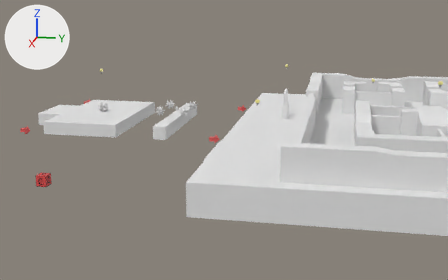
Renders of the Blender file etc/blend/levels/PuzzledMuch.blend from each side of a commit.
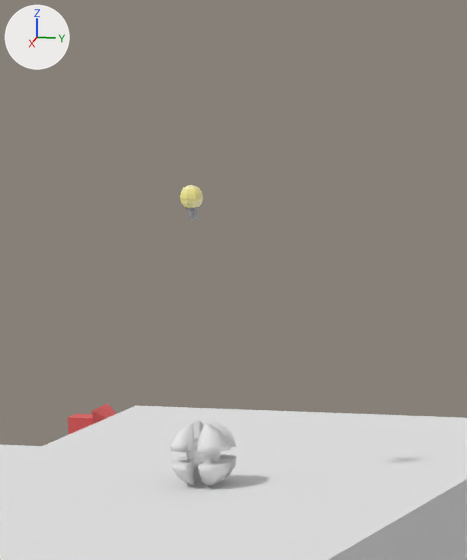
Each version appears first from a camera (50 mm lens) standing at (49.18, 26.35, 10.26) and looking at (-1.05, 16.3, -2.29), and next in a close-up on the part from 17% to 31% of the width and 15% to 44% of the height. The axes (+X, +Y, +Z) are drawn at upper left. The lights are the same throughout.

The scene before the commit, as lines of its bpy script (objects in view):
```python
me_director_001 = bpy.data.meshes.new('Director.001')
me_director_001.from_pydata(...)  # 13 vertices, 13 faces; spans x -0.274..0.274, y -0.366..0.416, z -0.274..0.274
me_director_001.materials.append(mat_icon_point_png)  # picture img_icon_point_png
me_player = bpy.data.meshes.new('Player')
me_player.from_pydata(...)  # 258 vertices, 316 faces; spans x -0.387..0.387, y -0.387..0.387, z -0.387..0.387
me_player.polygons.foreach_set('use_smooth', [True] * 316)
me_player.materials.append(mat_dummy_021)  # its picture is missing
me_puzzledmuch_b8 = bpy.data.meshes.new('PuzzledMuch_b8')
me_puzzledmuch_b8.from_pydata(...)  # 154 vertices, 152 faces; spans x -5.0..5.0, y -3.0..3.0, z -0.5..0.5
me_puzzledmuch_b8.materials.append(mat_puzzledmuch_b8_m0)  # its picture is missing
ob_director_001 = bpy.data.objects.new('Director.001', me_director_001)
ob_director_001.location = (-6.0, 2.0, -0.5)
ob_player = bpy.data.objects.new('Player', me_player)
ob_player.location = (0.0, 6.0, 0.39)
ob_puzzledmuch_b8 = bpy.data.objects.new('PuzzledMuch_b8', me_puzzledmuch_b8)
ob_puzzledmuch_b8.location = (0.0, 6.0, -0.5)
# also in view: 'Light' at (0.0, 6.0, 3.44)
```
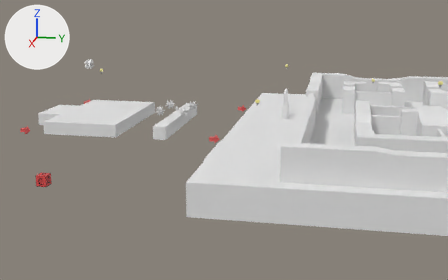
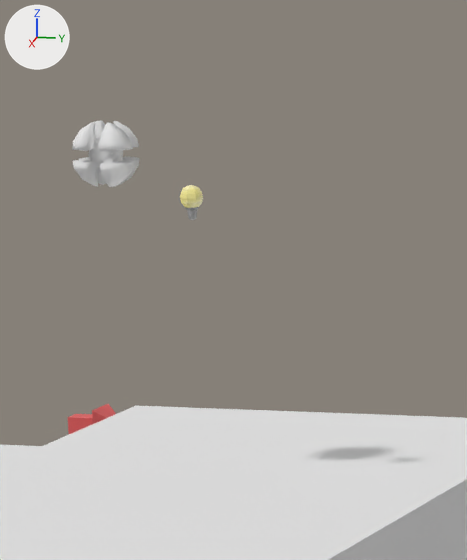
The edits, one by one:
Object 'Player' (ob_player) moves from (0.0, 6.0, 0.39) to (0.0, 4.94, 4.0).

What differs and where, as boxes [x1, y1, x2, y2] in the close-ups (467 x 560 px):
'Player', moved
    before: [170, 420, 237, 486]
    after: [72, 120, 139, 187]
